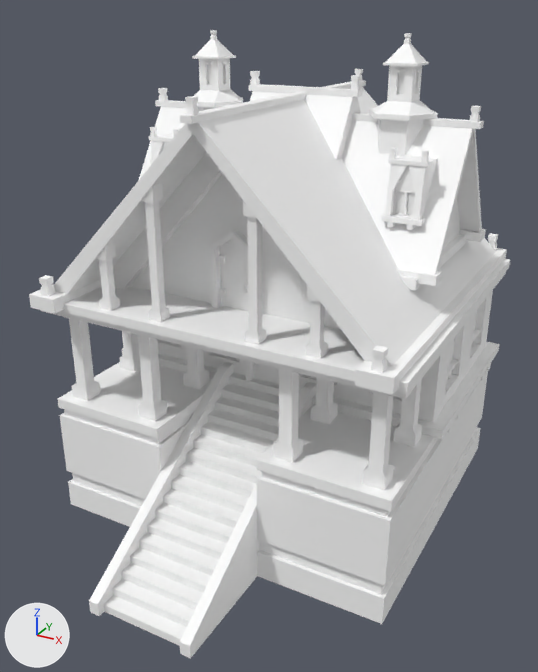
An edit to the glTF model assets/synty/simple_fantasy/models/SF_Bld_Elven_House_05.glb, drawn before and after from the same camera.
Before and after are seen from a 50 mm camera at (0.248, -0.446, 0.368) aimed at (0.008, -0.009, 0.149). The lights are fixed; the arrows at lower left show +X, +Y and +Z.

The first picture shows 'SF_Bld_Elven_House_05'.
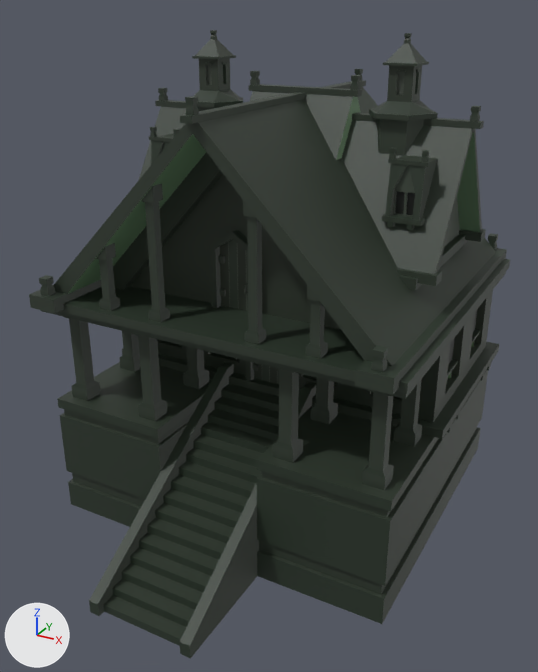
Pixel boxes [x1, y1, x2, y2] of what changed, in the pictures (538 x 672 px):
'SF_Bld_Elven_House_05', surface changed (white to black): [29, 30, 510, 659] in both

Edits to the bpy script that builds the scene:
```text
Add img_undead_footman_01:
    img_undead_footman_01 = load_image('Undead_Footman_01', '_unpacked/Undead_Footman_01', 512, 512, 'sRGB')
Change mat_lambert1:
    add n3 = _N.new('ShaderNodeMix'); n3.name = 'Mix'
    add n3.data_type = 'RGBA'
    add n3.blend_type = 'MULTIPLY'
    add n3.inputs[0].default_value = 1.0  # 'Factor'
    add n4 = _N.new('ShaderNodeTexImage'); n4.name = 'Image Texture'
    add n4.image = img_undead_footman_01
    where n2 = _N.new('ShaderNodeVertexColor'); n2.name = 'Color Attribute'
    where n0 = _N.new('ShaderNodeBsdfPrincipled'); n0.name = 'Principled BSDF'
    remove _L.new(n2.outputs[0], n0.inputs[0])  # 'Color' to 'Base Color'
    add _L.new(n3.outputs[2], n0.inputs[0])  # 'Result' to 'Base Color'
    add _L.new(n2.outputs[0], n3.inputs[7])  # 'Color' to 'B'
    add _L.new(n4.outputs[0], n3.inputs[6])  # 'Color' to 'A'
```
